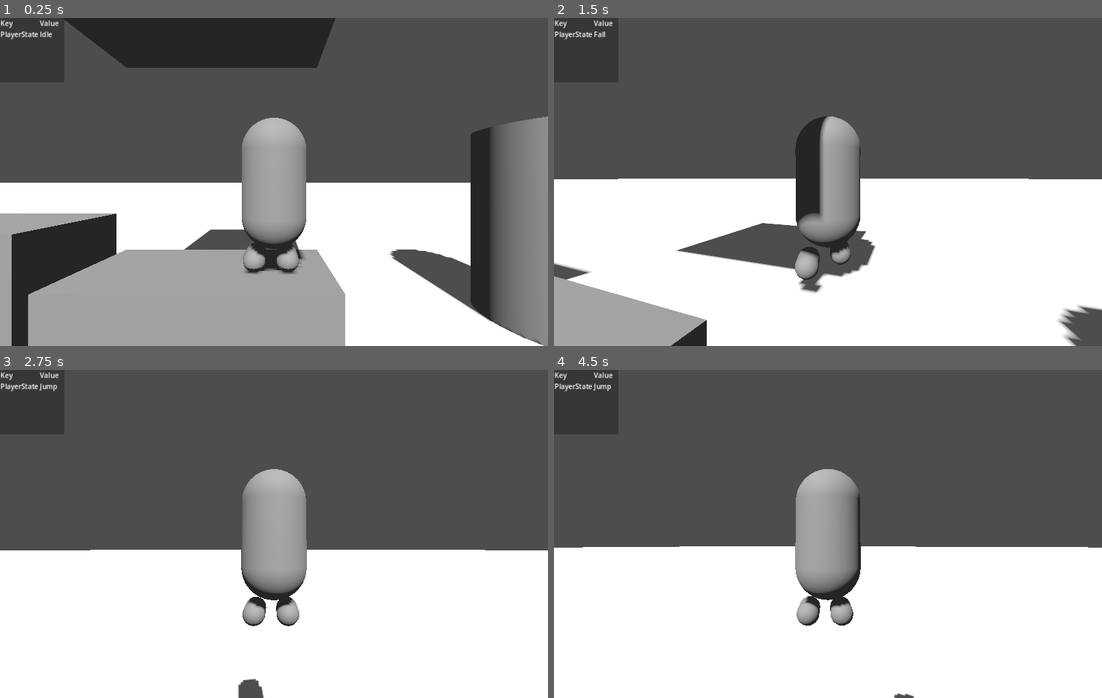
Above: before the commit, frames 1-4 (two rows, left to right).
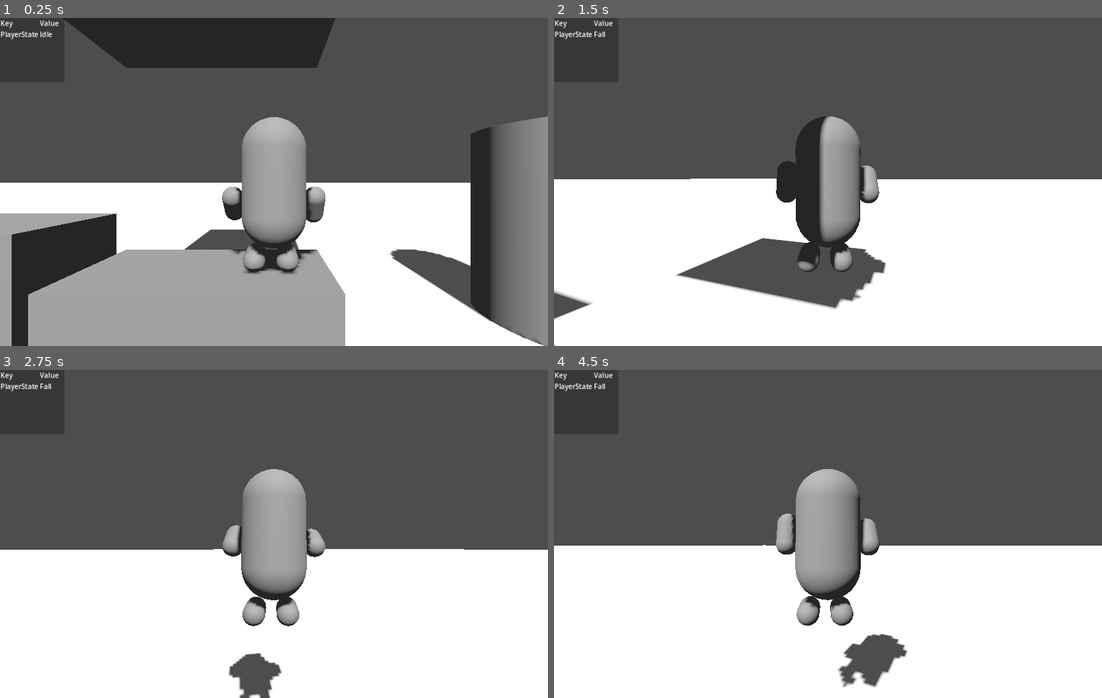
Above: after the commit, the same moments.

Repository: ee0pdt/godot-tps-test
Game: Godot game, scene res://main.tscn
The game is run twice, just before and just after one commit, with the same random seed, the same clock (stepped at 60 frames per second) and the same inputs.
Inputs (mouse positions are in pixels of both pictures, inside the frame that each line leads up to):
- Up to frame 1 (0.25 s): no input
- Up to frame 2 (1.5 s): move the mouse to (855, 182) at 0.52 s; hold Up (forward) from 0.53 s (still down); tap Space (jump) at 0.6, 0.77, 1.07, 1.35 s; move the mouse to (800, 182) at 1.27 s
- Up to frame 3 (2.75 s): keep holding Up (forward); tap Space (jump) at 1.52, 1.82, 2.1 s; move the mouse to (284, 527) at 2.02 s
- Up to frame 4 (4.5 s): keep holding Up (forward); move the mouse to (822, 540) at 2.77 s; tap Space (jump) at 2.85, 3.02, 3.32, 3.6, 3.77, 4.07, 4.35 s; move the mouse to (866, 537) at 3.52 s; move the mouse to (784, 530) at 4.27 s

The runs differ from the first frame. In frame 1, 0.8% of the frame differs, in the area x 40-60%, y 30-73%; in frame 2, 11%, in the area x 0-100%, y 43-100%; in frame 3, 1.4%; in frame 4, 2.4%.

Commit message:
Added better animations

Diff:
--- a/main.tscn
+++ b/main.tscn
@@ -67,3 +67,18 @@
 transform = Transform3D(1, 0, 0, 0, 1, 0, 0, 0, 1, -5.38356, 0.494385, 0)
 use_collision = true
 size = Vector3(2.2207, 1.98877, 1)
+
+[node name="CSGBox3D7" type="CSGBox3D" parent="."]
+transform = Transform3D(1, 0, 0, 0, 1, 0, 0, 0, 1, -13.5869, 0.494385, 0)
+use_collision = true
+size = Vector3(2.2207, 1.98877, 1)
+
+[node name="CSGBox3D5" type="CSGBox3D" parent="."]
+transform = Transform3D(1, 0, 0, 0, 1, 0, 0, 0, 1, -8.50597, 0.494385, 0)
+use_collision = true
+size = Vector3(0.462401, 1.98877, 1)
+
+[node name="CSGBox3D6" type="CSGBox3D" parent="."]
+transform = Transform3D(1, 0, 0, 0, 1, 0, 0, 0, 1, -10.5622, 0.494385, 0)
+use_collision = true
+size = Vector3(0.462401, 1.98877, 1)
--- a/player/player.gd
+++ b/player/player.gd
@@ -5,6 +5,7 @@
 const SPEED = 5.0
 const AIR_SPEED = 2.0
 const JUMP_VELOCITY = 4.5
+const DOUBLE_JUMP_VELOCITY = 2.5
 const MOUSE_SENSITIVITY = 0.3  # Adjust this value to change mouse sensitivity
 
 @onready var pivot: Node3D = $CamOrigin
--- a/player/player.tscn
+++ b/player/player.tscn
@@ -22,6 +22,38 @@
 [sub_resource type="CapsuleMesh" id="CapsuleMesh_bwp2g"]
 radius = 0.1
 height = 0.4
+
+[sub_resource type="CapsuleMesh" id="CapsuleMesh_kptsj"]
+radius = 0.1
+height = 0.4
+
+[sub_resource type="Animation" id="Animation_n7gpr"]
+resource_name = "Fall"
+length = 0.3
+tracks/0/type = "value"
+tracks/0/imported = false
+tracks/0/enabled = true
+tracks/0/path = NodePath("Mesh/Arm_r_origin:rotation")
+tracks/0/interp = 1
+tracks/0/loop_wrap = true
+tracks/0/keys = {
+"times": PackedFloat32Array(0, 0.2997),
+"transitions": PackedFloat32Array(1, 1),
+"update": 0,
+"values": [Vector3(0, 0, 0), Vector3(0.961868, 0, 0)]
+}
+tracks/1/type = "value"
+tracks/1/imported = false
+tracks/1/enabled = true
+tracks/1/path = NodePath("Mesh/Arm_l_origin:rotation")
+tracks/1/interp = 1
+tracks/1/loop_wrap = true
+tracks/1/keys = {
+"times": PackedFloat32Array(0, 0.2997),
+"transitions": PackedFloat32Array(1, 1),
+"update": 0,
+"values": [Vector3(3.48787e-16, 3.48787e-16, 3.48787e-16), Vector3(1.34301, 0, 0)]
+}
 
 [sub_resource type="Animation" id="Animation_pcldr"]
 resource_name = "Idle"
@@ -51,6 +83,33 @@
 "update": 0,
 "values": [Vector3(0, 0, 0), Vector3(0, 0, 0)]
 }
+tracks/2/type = "value"
+tracks/2/imported = false
+tracks/2/enabled = true
+tracks/2/path = NodePath("Mesh/Arm_l_origin:rotation")
+tracks/2/interp = 1
+tracks/2/loop_wrap = true
+tracks/2/keys = {
+"times": PackedFloat32Array(0, 1.03333, 1.96667),
+"transitions": PackedFloat32Array(1, 1, 1),
+"update": 0,
+"values": [Vector3(-1.14883, 8.5162e-16, -4.28133e-16), Vector3(-1.12166, 0.338445, -0.3725), Vector3(-1.14883, 8.5162e-16, -4.28133e-16)]
+}
+tracks/3/type = "value"
+tracks/3/imported = false
+tracks/3/enabled = true
+tracks/3/path = NodePath("Mesh/Arm_r_origin:rotation")
+tracks/3/interp = 1
+tracks/3/loop_wrap = true
+tracks/3/keys = {
+"times": PackedFloat32Array(0, 1.03333, 1.96667),
+"transitions": PackedFloat32Array(1, 1, 1),
+"update": 0,
+"values": [Vector3(-1.25788, 0, 0), Vector3(-1.20849, -0.518567, 0.547944), Vector3(-1.25788, 0, 0)]
+}
+
+[sub_resource type="Animation" id="Animation_43rcw"]
+resource_name = "Jump"
 
 [sub_resource type="Animation" id="Animation_pnhmf"]
 length = 0.001
@@ -101,6 +160,30 @@
 "transitions": PackedFloat32Array(1),
 "update": 0,
 "values": [Vector3(-0.176197, -0.706605, -0.0261087)]
+}
+tracks/4/type = "value"
+tracks/4/imported = false
+tracks/4/enabled = true
+tracks/4/path = NodePath("Mesh/Arm_r_origin:rotation")
+tracks/4/interp = 1
+tracks/4/loop_wrap = true
+tracks/4/keys = {
+"times": PackedFloat32Array(0),
+"transitions": PackedFloat32Array(1),
+"update": 0,
+"values": [Vector3(0, 0, 0)]
+}
+tracks/5/type = "value"
+tracks/5/imported = false
+tracks/5/enabled = true
+tracks/5/path = NodePath("Mesh/Arm_l_origin:rotation")
+tracks/5/interp = 1
+tracks/5/loop_wrap = true
+tracks/5/keys = {
+"times": PackedFloat32Array(0),
+"transitions": PackedFloat32Array(1),
+"update": 0,
+"values": [Vector3(3.48787e-16, 3.48787e-16, 3.48787e-16)]
 }
 
 [sub_resource type="Animation" id="Animation_vxyos"]
@@ -156,17 +239,18 @@
 "values": [Vector3(-0.176197, -0.706605, -0.223774), Vector3(-0.176197, -0.706605, 0.13992), Vector3(-0.176197, -0.706605, -0.223774)]
 }
 
-[sub_resource type="Animation" id="Animation_43rcw"]
-resource_name = "Jump"
-
 [sub_resource type="AnimationLibrary" id="AnimationLibrary_cs7kc"]
 _data = {
+"Fall": SubResource("Animation_n7gpr"),
 "Idle": SubResource("Animation_pcldr"),
 "Jump": SubResource("Animation_43rcw"),
 "RESET": SubResource("Animation_pnhmf"),
 "Walk": SubResource("Animation_vxyos")
 }
 
+[sub_resource type="AnimationNodeAnimation" id="AnimationNodeAnimation_3t2kc"]
+animation = &"Fall"
+
 [sub_resource type="AnimationNodeAnimation" id="AnimationNodeAnimation_g6gg6"]
 animation = &"Idle"
 
@@ -180,7 +264,7 @@
 advance_mode = 2
 
 [sub_resource type="AnimationNodeStateMachineTransition" id="AnimationNodeStateMachineTransition_j6at0"]
-xfade_time = 0.5
+xfade_time = 0.1
 advance_mode = 2
 advance_condition = &"walk"
 
@@ -207,17 +291,44 @@
 advance_mode = 2
 advance_condition = &"walk"
 
+[sub_resource type="AnimationNodeStateMachineTransition" id="AnimationNodeStateMachineTransition_fe0r7"]
+advance_mode = 2
+advance_condition = &"fall"
+
+[sub_resource type="AnimationNodeStateMachineTransition" id="AnimationNodeStateMachineTransition_dm8mh"]
+advance_mode = 2
+advance_condition = &"jump"
+
+[sub_resource type="AnimationNodeStateMachineTransition" id="AnimationNodeStateMachineTransition_n3aql"]
+xfade_time = 0.2
+advance_mode = 2
+advance_condition = &"idle"
+
+[sub_resource type="AnimationNodeStateMachineTransition" id="AnimationNodeStateMachineTransition_by6h8"]
+advance_mode = 2
+advance_condition = &"fall"
+
+[sub_resource type="AnimationNodeStateMachineTransition" id="AnimationNodeStateMachineTransition_hr6sd"]
+advance_mode = 2
+advance_condition = &"walk"
+
+[sub_resource type="AnimationNodeStateMachineTransition" id="AnimationNodeStateMachineTransition_yxm8g"]
+advance_mode = 2
+advance_condition = &"fall"
+
 [sub_resource type="AnimationNodeStateMachine" id="AnimationNodeStateMachine_d4j5b"]
 states/End/position = Vector2(964.5, 99.3131)
+states/Fall/node = SubResource("AnimationNodeAnimation_3t2kc")
+states/Fall/position = Vector2(700.12, -62.9926)
 states/Idle/node = SubResource("AnimationNodeAnimation_g6gg6")
 states/Idle/position = Vector2(448.562, 100.126)
 states/Jump/node = SubResource("AnimationNodeAnimation_bd6mn")
-states/Jump/position = Vector2(557.225, -35.7225)
+states/Jump/position = Vector2(496.225, -63.7225)
 states/Start/position = Vector2(208, 98.5)
 states/Walk/node = SubResource("AnimationNodeAnimation_4fegx")
 states/Walk/position = Vector2(677.05, 99.625)
-transitions = ["Start", "Idle", SubResource("AnimationNodeSt …(432 unchanged characters)… mationNodeStateMachineTransition_olipm")]
-graph_offset = Vector2(99.225, -104.723)
+transitions = ["Start", "Idle", SubResource("AnimationNodeSt …(432 unchanged characters)… mationNodeStateMachineTransition_olipm"), "Jump", "Fall", SubResource("AnimationNodeStateMachineTransition_fe0r7"), "Fall", "Jump", SubResource("AnimationNodeStateMachineTransition_dm8mh"), "Fall", "Idle", SubResource("AnimationNodeStateMachineTransition_n3aql"), "Idle", "Fall", SubResource("AnimationNodeStateMachineTransition_by6h8"), "Fall", "Walk", SubResource("AnimationNodeStateMachineTransition_hr6sd"), "Walk", "Fall", SubResource("AnimationNodeStateMachineTransition_yxm8g")]
+graph_offset = Vector2(13.62, -144.803)
 
 [node name="Player" type="CharacterBody3D"]
 transform = Transform3D(1, 0, 0, 0, 1, 0, 0, 0, 1, 0, 0.812197, 0)
@@ -271,6 +382,22 @@
 mesh = SubResource("CapsuleMesh_bwp2g")
 skeleton = NodePath("../Body")
 
+[node name="Arm_r_origin" type="Node3D" parent="Mesh"]
+transform = Transform3D(1, 0, 0, 0, 1, 0, 0, 0, 1, 0.301416, -0.119023, 0)
+
+[node name="Arm_r" type="MeshInstance3D" parent="Mesh/Arm_r_origin"]
+transform = Transform3D(1, -1.06581e-14, 4.65882e-22, 0, -4.37114e-08, -1, 1.06581e-14, 1, -4.37114e-08, 0.078548, -0.00783116, -0.126722)
+mesh = SubResource("CapsuleMesh_kptsj")
+skeleton = NodePath("../../Body")
+
+[node name="Arm_l_origin" type="Node3D" parent="Mesh"]
+transform = Transform3D(1, -3.48787e-16, 3.48787e-16, 3.48787e-16, 1, -3.48787e-16, -3.48787e-16, 3.48787e-16, 1, -0.376654, -0.119023, 0)
+
+[node name="Arm_l" type="MeshInstance3D" parent="Mesh/Arm_l_origin"]
+transform = Transform3D(1, -1.06581e-14, 4.65882e-22, 0, -4.37114e-08, -1, 1.06581e-14, 1, -4.37114e-08, -0.00777361, -0.00783116, -0.126722)
+mesh = SubResource("CapsuleMesh_kptsj")
+skeleton = NodePath("../../Body")
+
 [node name="AnimationPlayer" type="AnimationPlayer" parent="."]
 libraries = {
 "": SubResource("AnimationLibrary_cs7kc")
@@ -279,24 +406,28 @@
 [node name="AnimationTree" type="AnimationTree" parent="."]
 tree_root = SubResource("AnimationNodeStateMachine_d4j5b")
 anim_player = NodePath("../AnimationPlayer")
-parameters/current_length = 0.0
-parameters/current_position = 0.0
-parameters/current_delta = 0.0
+parameters/current_length = 2.0
+parameters/current_position = 0.492007
+parameters/current_delta = 0.00839933
+parameters/conditions/fall = false
 parameters/conditions/idle = false
 parameters/conditions/jump = false
 parameters/conditions/walk = false
 parameters/End/current_length = null
 parameters/End/current_position = null
 parameters/End/current_delta = null
-parameters/Idle/current_length = null
-parameters/Idle/current_position = null
-parameters/Idle/current_delta = null
+parameters/Fall/current_length = 1.0
+parameters/Fall/current_position = 0.0
+parameters/Fall/current_delta = 0.0
+parameters/Idle/current_length = 2.0
+parameters/Idle/current_position = 0.492007
+parameters/Idle/current_delta = 0.00839933
 parameters/Jump/current_length = null
 parameters/Jump/current_position = null
 parameters/Jump/current_delta = null
 parameters/Start/current_length = 0.0
 parameters/Start/current_position = 0.0
 parameters/Start/current_delta = 0.0
-parameters/Walk/current_length = null
-parameters/Walk/current_position = null
-parameters/Walk/current_delta = null
+parameters/Walk/current_length = 0.6
+parameters/Walk/current_position = 0.0430365
+parameters/Walk/current_delta = 0.00833333
--- a/player/states/player_fall.gd
+++ b/player/states/player_fall.gd
@@ -18,13 +18,15 @@
 
 # Corresponds to the `_physics_process()` callback.
 func physics_update(delta: float) -> void:
+	# Land the jump
 	if player.is_on_floor():
 		state_machine.transition_to("Idle")
 	# Coyote time
 	elif Input.is_action_just_pressed("jump") and falling_time < COYOTE_TIME and player.jump_count < 1:
 		state_machine.transition_to("Jump")
+	# Double jump
 	elif player.jump_count > 1 and Input.is_action_just_pressed("jump") and player.jump_count < 2:
-		player.velocity.y += player.JUMP_VELOCITY
+		player.velocity.y += player.DOUBLE_JUMP_VELOCITY
 		player.animation_tree["parameters/conditions/jump"] = true
 		player.jump_count += 1
 	else:
@@ -35,6 +37,7 @@
 		var input_dir = Input.get_vector("left", "right", "forward", "backward")
 		var direction = (player.transform.basis * Vector3(input_dir.x, 0, input_dir.y)).normalized()
 
+		# We allow for limited movement in air - the AIR_SPEED const is set lower to account for this
 		if direction:
 			player.velocity.x = direction.x * player.AIR_SPEED
 			player.velocity.z = direction.z * player.AIR_SPEED
@@ -51,9 +54,10 @@
 	Debug.print_value("PlayerState", "Fall")
 	player = state_machine.get_parent()
 	falling_time = 0.0
+	player.animation_tree["parameters/conditions/fall"] = true
 
 
 # Called by the state machine before changing the active state. Use this function
 # to clean up the state.
 func exit() -> void:
-	pass
+	player.animation_tree["parameters/conditions/fall"] = false
--- a/player/states/player_jump.gd
+++ b/player/states/player_jump.gd
@@ -15,12 +15,15 @@
 
 # Corresponds to the `_physics_process()` callback.
 func physics_update(delta: float) -> void:
+	# Land the jump, we need to check velocity because we can _start_ the jump grounded
 	if player.is_on_floor() and player.velocity.y <= 0:
 		state_machine.transition_to("Idle")
+	# Double jump
 	elif Input.is_action_just_pressed("jump") and player.jump_count < 2:
-		player.velocity.y += player.JUMP_VELOCITY
+		player.velocity.y += player.DOUBLE_JUMP_VELOCITY
 		player.animation_tree["parameters/conditions/jump"] = true
 		player.jump_count += 1
+	# Leave jump state as we've started to fall
 	elif player.velocity.y <= 0:
 		state_machine.transition_to("Fall")
 	else:
@@ -31,6 +34,7 @@
 		var input_dir = Input.get_vector("left", "right", "forward", "backward")
 		var direction = (player.transform.basis * Vector3(input_dir.x, 0, input_dir.y)).normalized()
 
+		# As with falling, we allow for some limited in-air movement
 		if direction:
 			player.velocity.x = direction.x * player.AIR_SPEED
 			player.velocity.z = direction.z * player.AIR_SPEED
Not shown: 1 places in player/player.tscn that only renumber resources
